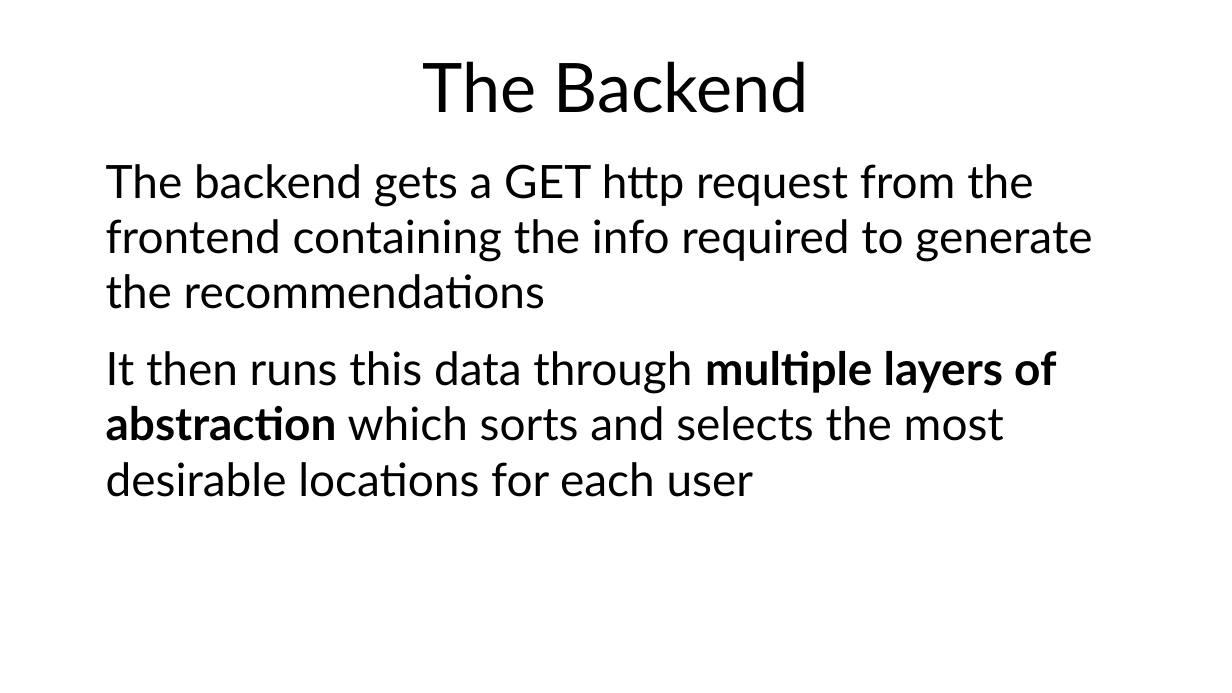
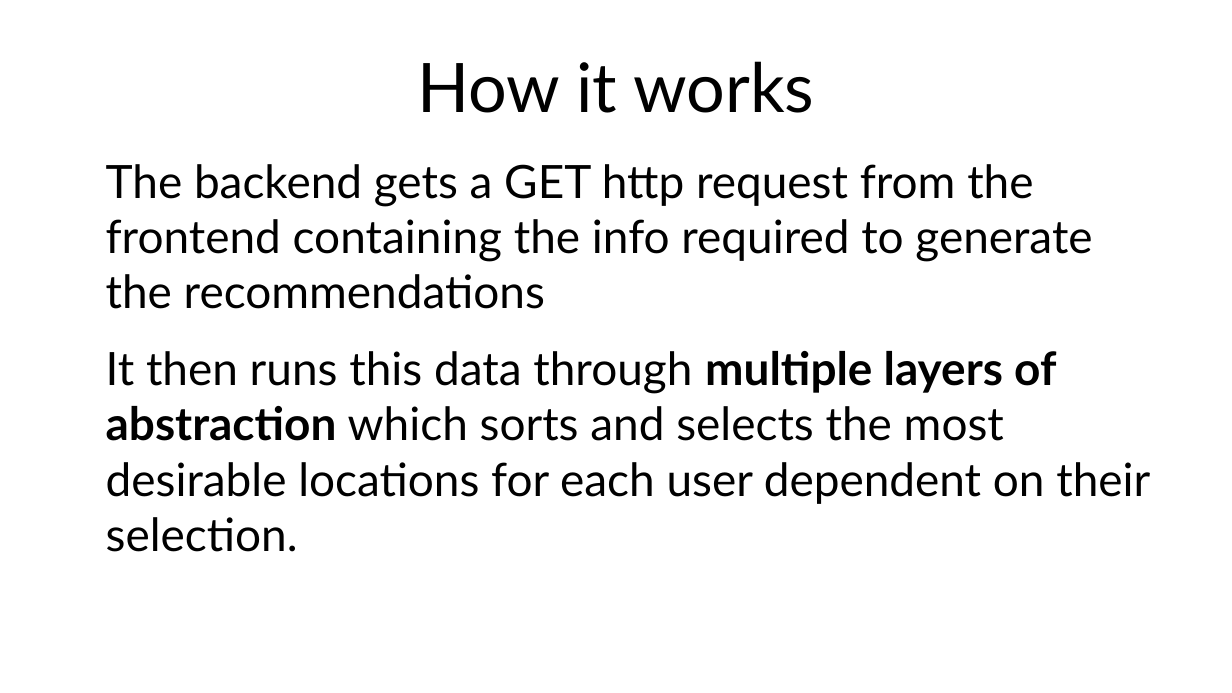
Before and after one commit to py-the-way/py-the-way, a slide deck: slide 4 of presentation/hackathon.odp. Drawn at 1232x693 pixels with LibreOffice and Linux fonts; fonts in the diff are those of the drawing. Boxes give left, top, right and bottom in pixels: in the first picture for what was removed or moved away, otherwise in the second. Text is boxed around its words. In the diff, an @@ line names an element or a change of style, - is before the commit and + after.

```diff
--- a/presentation/hackathon.odp
+++ b/presentation/hackathon.odp
@@ title at [417,61,814,113]: text changed @@
-The Backend
+How it works
@@ text at [106,351,1150,552]: text changed @@
-It then runs this data through multiple layers of abstraction which sorts and selects the most desirable locations for each user
+It then runs this data through multiple layers of abstraction which sorts and selects the most desirable locations for each user dependent on their selection.
```
Also in this commit, not shown: 2 other slides changed, 3 slides added, 1 slide removed, 1 other file.
